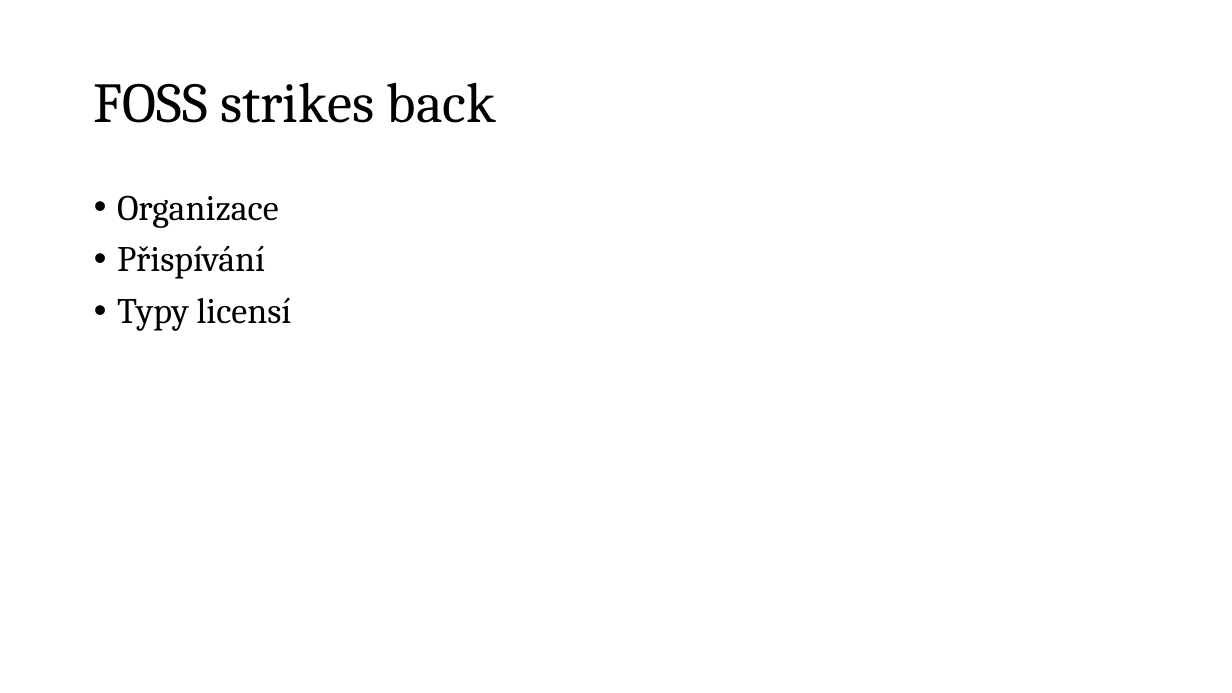
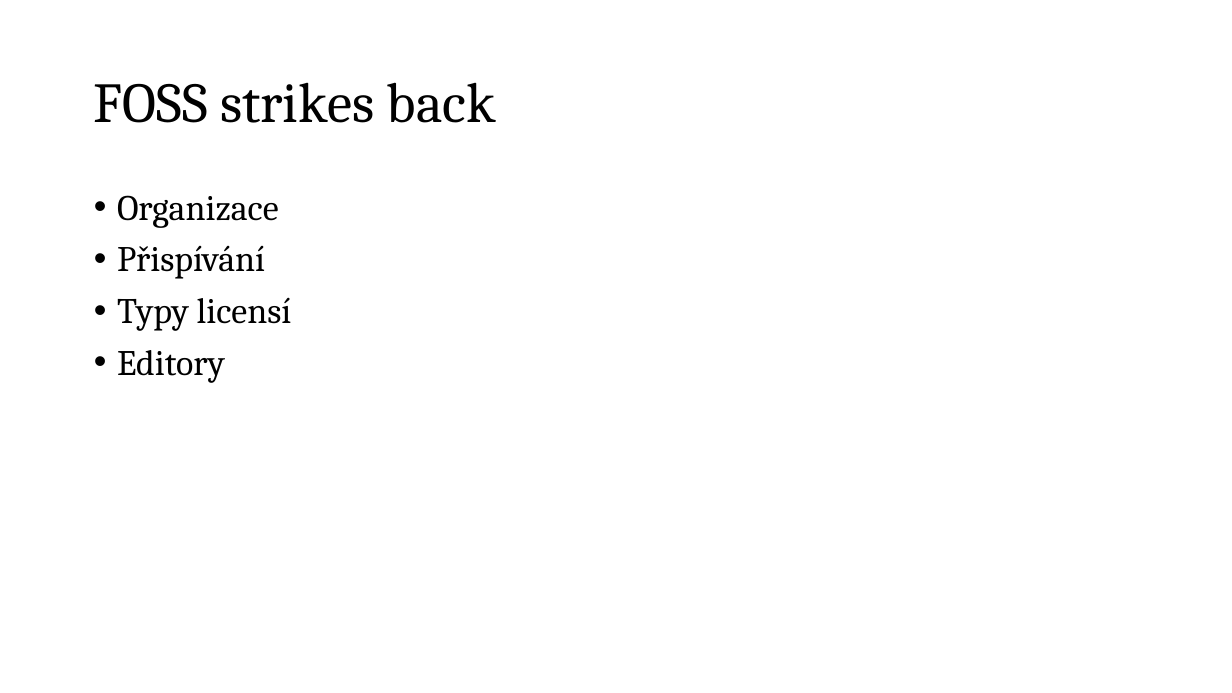
Before and after one commit to pepe/gitwstul22, a slide deck: slide 26 of gitwstul.pptx (slide 25 before the commit). Drawn at 1232x693 pixels with LibreOffice and Linux fonts; fonts in the diff are those of the drawing. Boxes give left, top, right and bottom in pixels: in the first picture for what was removed or moved away, otherwise in the second. Text is boxed around its words. In the diff, an @@ line names an element or a change of style, - is before the commit and + after.

```diff
--- a/gitwstul.pptx
+++ b/gitwstul.pptx
@@ text at (117, 350, 225, 383): paragraph added @@
+• Editory
```
Also in this commit, not shown: 3 other slides changed, 1 slide added, 2 other files.
